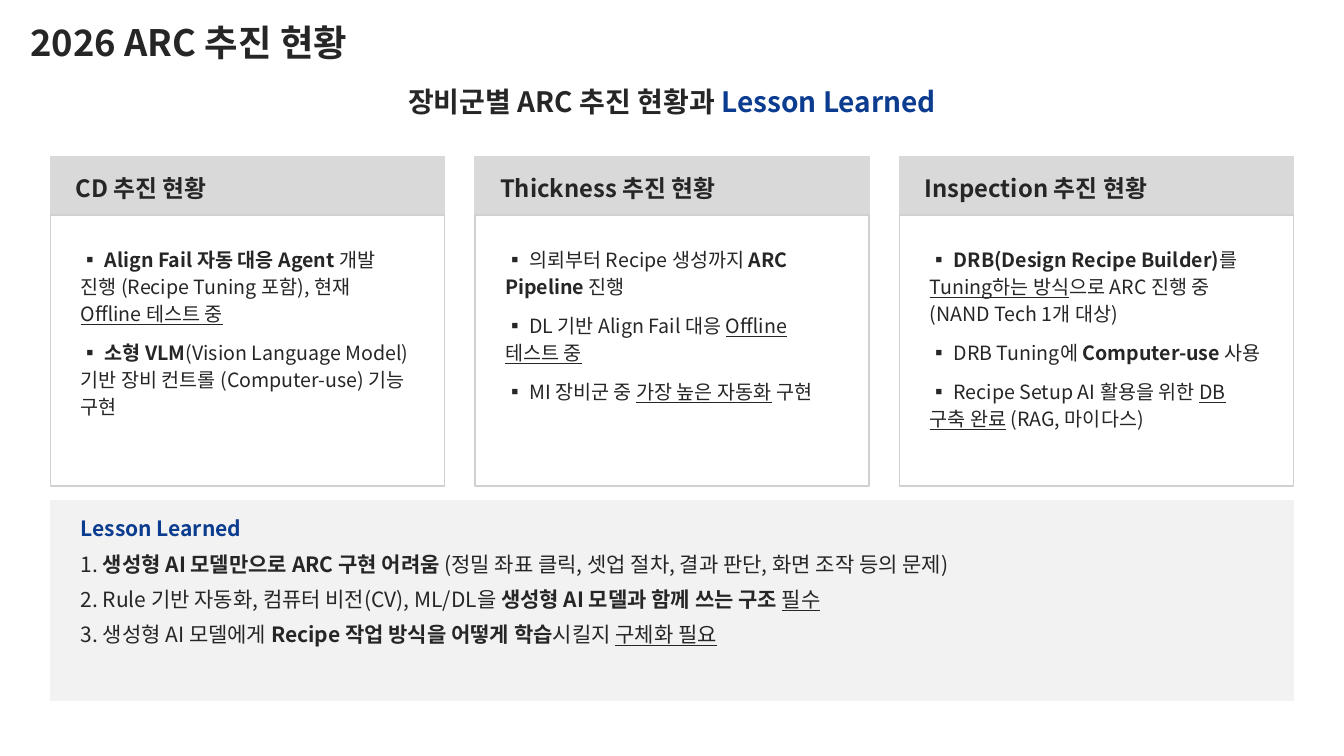
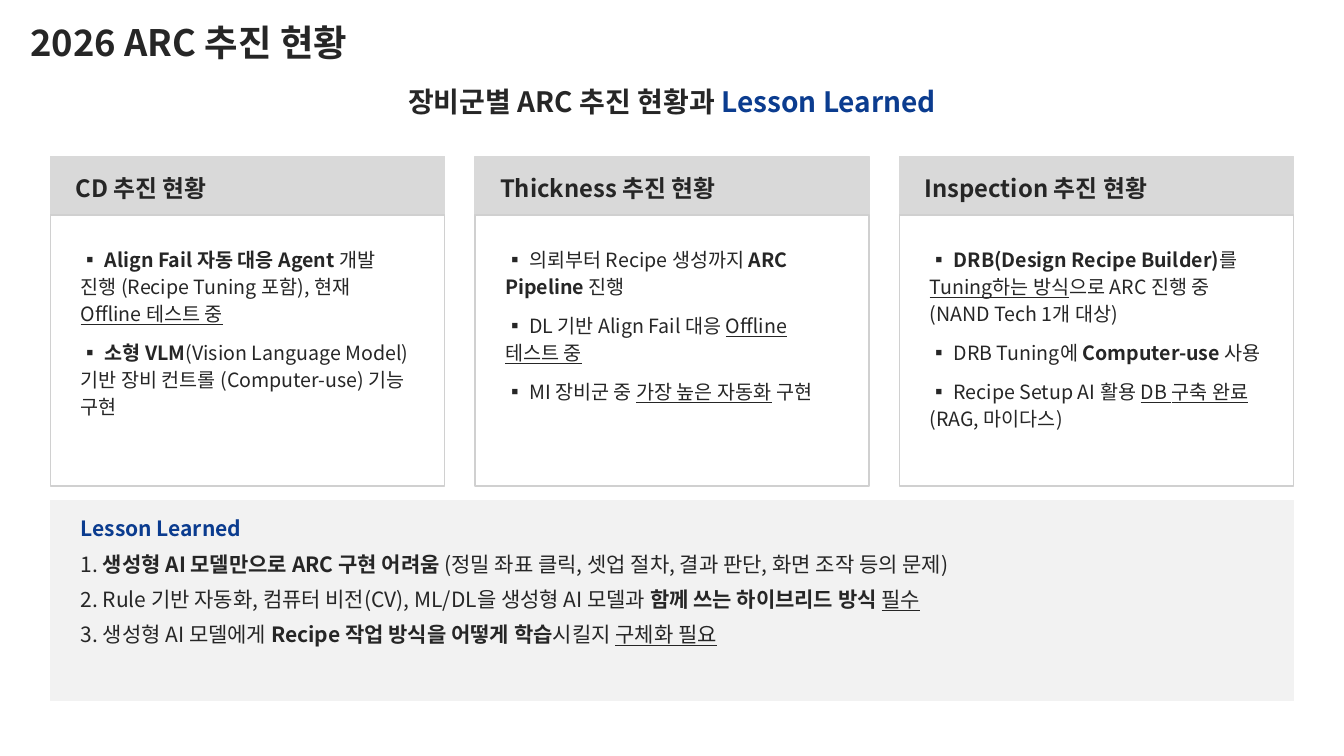
Before and after one commit to DarrenKoi/pm_notes, a slide deck: slide 2 of my-task/arc-tf/deliverables/arc-tf-proposal.pptx. Drawn at 1344x756 pixels with LibreOffice and Linux fonts; fonts in the diff are those of the drawing. Boxes give left, top, right and bottom in pixels: in the first picture for what was removed or moved away, otherwise in the second. Text is boxed around its words. In the diff, an @@ line names an element or a change of style, - is before the commit and + after.

```diff
--- a/my-task/arc-tf/deliverables/arc-tf-proposal.pptx
+++ b/my-task/arc-tf/deliverables/arc-tf-proposal.pptx
@@ text at box(930, 382, 1248, 430): text changed @@
-▪ Recipe Setup AI 활용을 위한 DB 구축 완료 (RAG, 마이다스)
+▪ Recipe Setup AI 활용 DB 구축 완료 (RAG, 마이다스)
@@ text at box(81, 589, 921, 611): text changed @@
-2. Rule 기반 자동화, 컴퓨터 비전(CV), ML/DL을 생성형 AI 모델과 함께 쓰는 구조 필수
+2. Rule 기반 자동화, 컴퓨터 비전(CV), ML/DL을 생성형 AI 모델과 함께 쓰는 하이브리드 방식 필수
```
Also in this commit, not shown: 4 other slides changed, 9 other files.
